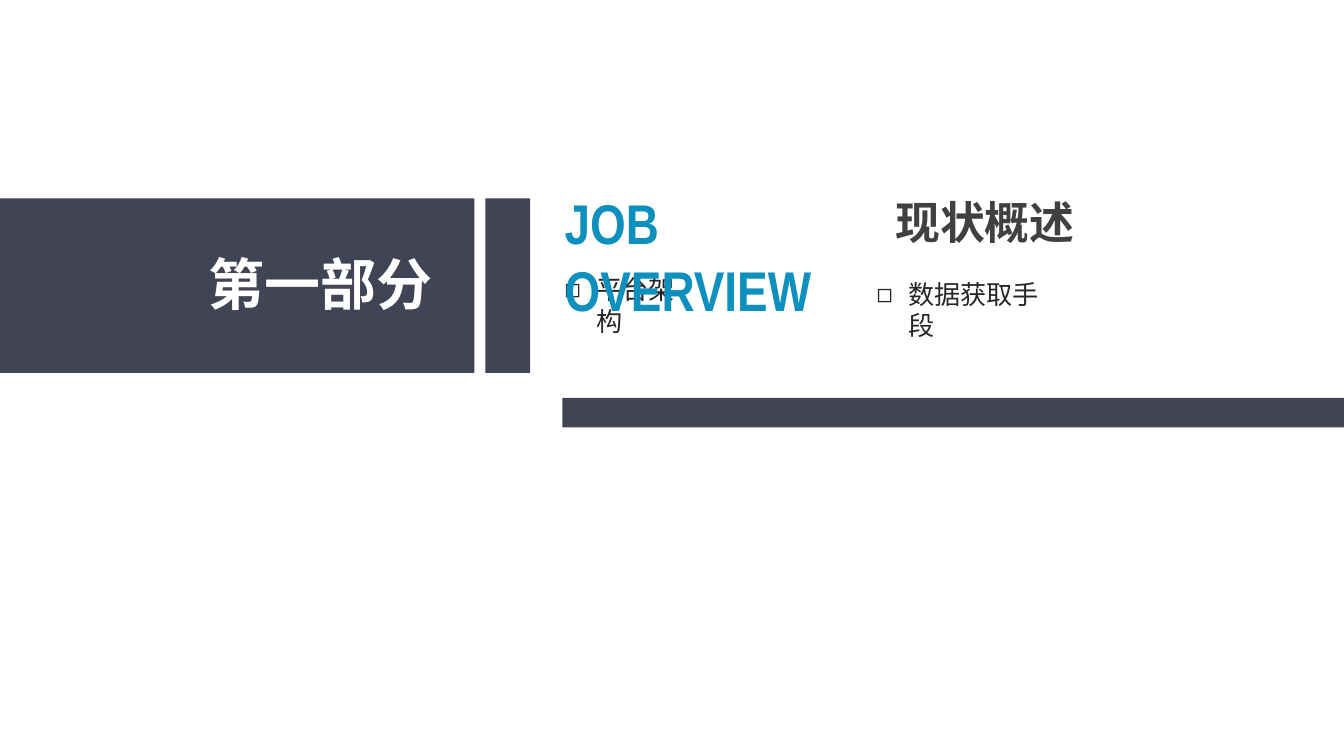
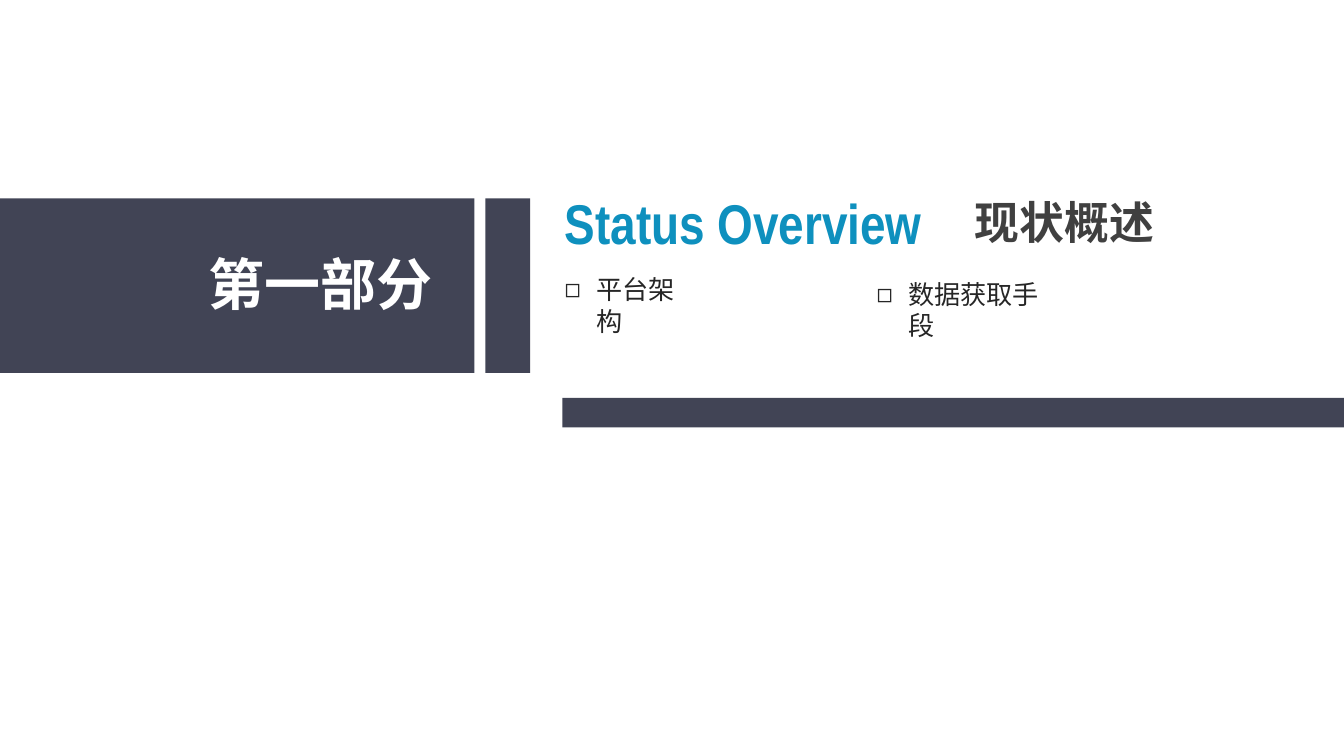
Before and after one commit to sunliangliang9201/interview_prepare, a slide deck: slide 3 of 在线阶段汇报20190606.pptx. Drawn at 1344x756 pixels with LibreOffice and Linux fonts; fonts in the diff are those of the drawing. Boxes give left, top, right and bottom in pixels: in the first picture for what was removed or moved away, otherwise in the second. Text is boxed around its words. In the diff, an @@ line names an element or a change of style, - is before the commit and + after.

```diff
--- a/在线阶段汇报20190606.pptx
+++ b/在线阶段汇报20190606.pptx
@@ text at box(565, 203, 922, 245): text changed @@
-JOB OVERVIEW
+Status Overview
@@ text "现状概述": place and size @@
-text "现状概述" at box(895, 201, 1074, 243)
+text "现状概述" at box(975, 201, 1154, 243)
```
Also in this commit, not shown: 2 other slides changed, 6 slides added, 6 slides removed.
